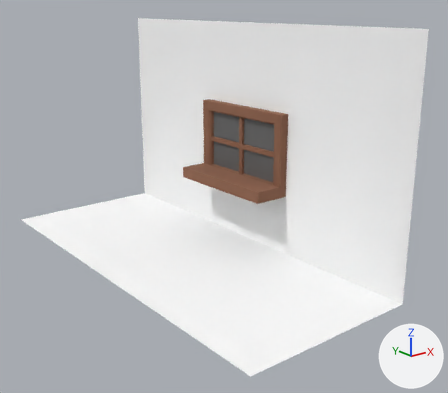
An edit to the glTF model public/Models/windoww.glb, drawn before and after from the same camera.
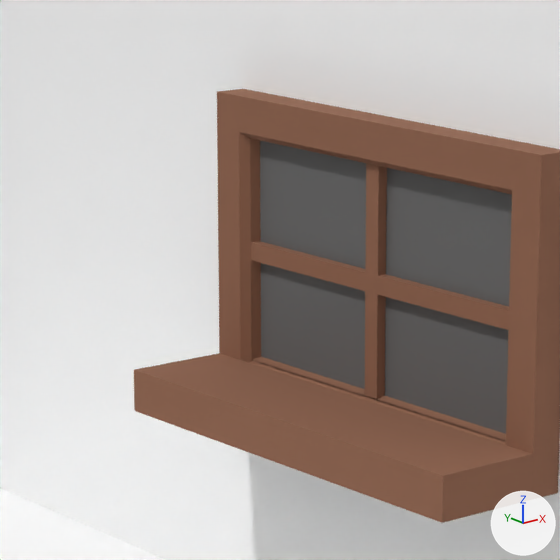
Old and new are each drawn whole from a 50 mm camera at (-43.4, -50.9, 19.4) aimed at (-5.9, -4.1, 0.6) and again close up on the part from 34% to 64% of the width and 20% to 54% of the height. Every picture has the same lights, and +X, +Y and +Z are marked at lower right. Where no turn or scale is listed for an object, it has been applied to the vertices.

The first close-up shows 'Frame', 'Glass', 'Left Frame', 'Placer', 'Plane', 'Right frame'.
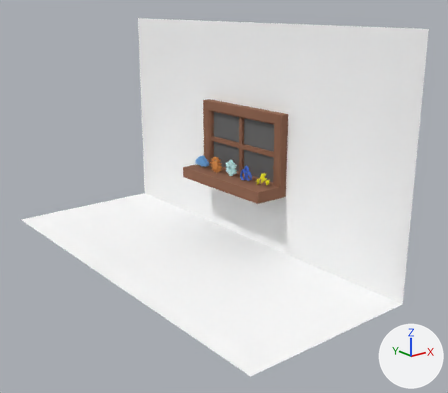
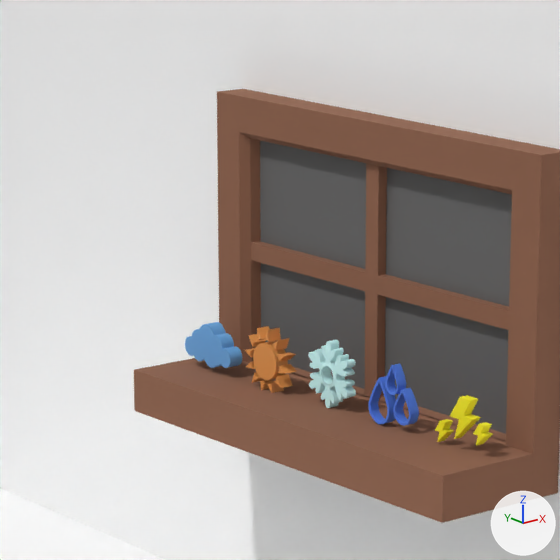
Boxes (x1, y1, x2, y2) around the edits, measured in the close-ups (560 x 560 px):
```json
{"object": "Sunny", "change": "added", "after": [245, 326, 296, 393], "on screen": "orange"}
{"object": "Snowy", "change": "added", "after": [308, 340, 356, 408], "on screen": "cyan"}
{"object": "Rainy", "change": "added", "after": [368, 363, 419, 426], "on screen": "blue"}
{"object": "Cloudy", "change": "added", "after": [185, 322, 242, 368], "on screen": "blue"}
{"object": "Stormy", "change": "added", "after": [435, 395, 493, 446], "on screen": "yellow"}
```

Scene script edits in JSON lines:
```json
{"op": "add", "block": "mat_sun", "code": ["mat_sun = principled_material('Sun')", "mat_sun.base_color = (0.801, 0.315, 0.0788)  # orange #e7984f"]}
{"op": "add", "block": "mat_thunder1", "code": ["mat_thunder1 = principled_material('Thunder1')", "mat_thunder1.base_color = (1.0, 0.93, 0.0158)  # yellow #fff722"]}
{"op": "add", "block": "mat_snow", "code": ["mat_snow = principled_material('Snow')", "mat_snow.base_color = (0.632, 1.0, 1.0)  # cyan #d0ffff", "mat_snow.roughness = 1.0"]}
{"op": "add", "block": "mat_rain", "code": ["mat_rain = principled_material('Rain')", "mat_rain.base_color = (0.0866, 0.212, 0.801)  # blue #537fe7", "mat_rain.roughness = 1.0"]}
{"op": "add", "block": "mat_cloud", "code": ["mat_cloud = principled_material('Cloud')", "mat_cloud.base_color = (0.158, 0.417, 0.8)  # blue #6fade7"]}
{"op": "add", "block": "me_mesh_002", "code": ["me_mesh_002 = bpy.data.meshes.new('Mesh.002')", "me_mesh_002.from_pydata(...)  # 930 vertices, 1808 faces; spans x -0.2..0.2, y -0.91..0.91, z -0.91..0.92", "me_mesh_002.materials.append(mat_sun)  # orange #e7984f"]}
{"op": "add", "block": "me_mesh_003", "code": ["me_mesh_003 = bpy.data.meshes.new('Mesh.003')", "me_mesh_003.from_pydata(...)  # 42 vertices, 72 faces; spans x -0.13..0.13, y -0.93..0.96, z -0.61..0.75", "me_mesh_003.materials.append(mat_thunder1)  # yellow #fff722"]}
{"op": "add", "block": "me_mesh_013", "code": ["me_mesh_013 = bpy.data.meshes.new('Mesh.013')", "me_mesh_013.from_pydata(...)  # 1966 vertices, 3952 faces; spans x -0.17..0.17, y -0.73..0.9, z -0.96..0.87", "me_mesh_013.materials.append(mat_snow)  # cyan #d0ffff"]}
{"op": "add", "block": "me_mesh", "code": ["me_mesh = bpy.data.meshes.new('Mesh')", "me_mesh.from_pydata(...)  # 576 vertices, 1152 faces; spans x -0.14..0.14, y -0.67..1.0, z -0.73..0.94", "me_mesh.materials.append(mat_rain)  # blue #537fe7"]}
{"op": "add", "block": "me_mesh_001", "code": ["me_mesh_001 = bpy.data.meshes.new('Mesh.001')", "me_mesh_001.from_pydata(...)  # 432 vertices, 860 faces; spans x -0.21..0.21, y -1.03..1.09, z -0.59..0.61", "me_mesh_001.materials.append(mat_cloud)  # blue #6fade7"]}
{"op": "add", "block": "ob_sunny", "code": ["ob_sunny = bpy.data.objects.new('Sunny', me_mesh_002)", "ob_sunny.location = (-1.82, 2.42, 1.95)"]}
{"op": "add", "block": "ob_stormy", "code": ["ob_stormy = bpy.data.objects.new('Stormy', me_mesh_003)", "ob_stormy.location = (-1.68, -5.24, 1.8)"]}
{"op": "add", "block": "ob_snowy", "code": ["ob_snowy = bpy.data.objects.new('Snowy', me_mesh_013)", "ob_snowy.location = (-1.68, -0.12, 2.1)"]}
{"op": "add", "block": "ob_rainy", "code": ["ob_rainy = bpy.data.objects.new('Rainy', me_mesh)", "ob_rainy.location = (-1.67, -2.69, 1.9)"]}
{"op": "add", "block": "ob_cloudy", "code": ["ob_cloudy = bpy.data.objects.new('Cloudy', me_mesh_001)", "ob_cloudy.location = (-1.82, 4.97, 1.89)"]}
```
